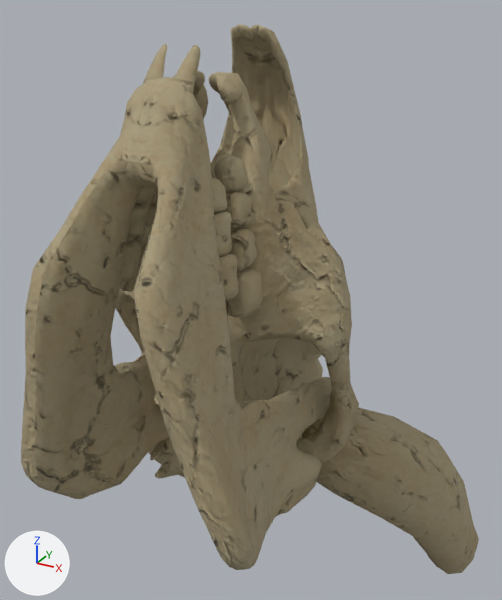
Renders of the Blender file src/addons/no_mans_sky_base_builder/models-high-res/assets/FOS_HEAD_FE.blend from each side of a commit.
Rendered twice from a camera (50 mm lens) standing at (0.675, -0.708, 0.819) and looking at (-0.098, 0.698, 0.116). Lighting does not change. The marker at lower left points along +X, +Y and +Z. The picture after the commit comes second.

Names of what the first picture shows: 'FOS_HEAD_FE'.
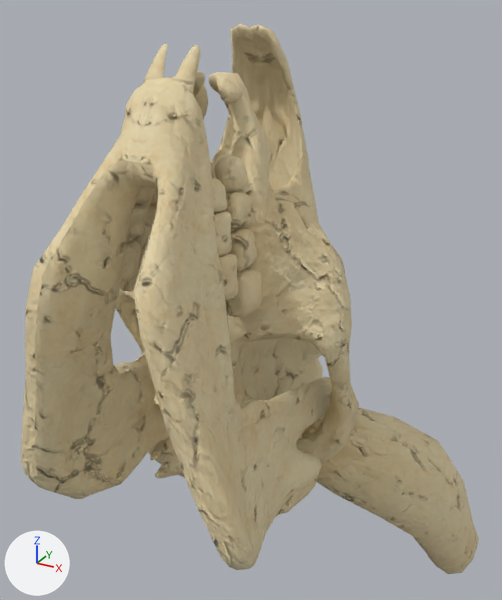
Diff of the bpy script that builds the scene:
```diff
--- a/src/addons/no_mans_sky_base_builder/models-high-res/assets/FOS_HEAD_FE.blend.py
+++ b/src/addons/no_mans_sky_base_builder/models-high-res/assets/FOS_HEAD_FE.blend.py
@@ mat_bonetileable @@
 n8 = _N.new('ShaderNodeMixRGB'); n8.name = 'Mix (Legacy)'
+n8.inputs[0].default_value = 0.0  # 'Factor'
 _L.new(n4.outputs[1], n5.inputs[0])  # 'Y' to 'X'
```

Pixel boxes (x1, y1, x2, y2) of what changed, in the pictures (502 x 600 px):
'FOS_HEAD_FE', surface changed (brown to beige)
    both: (21, 24, 479, 574)
